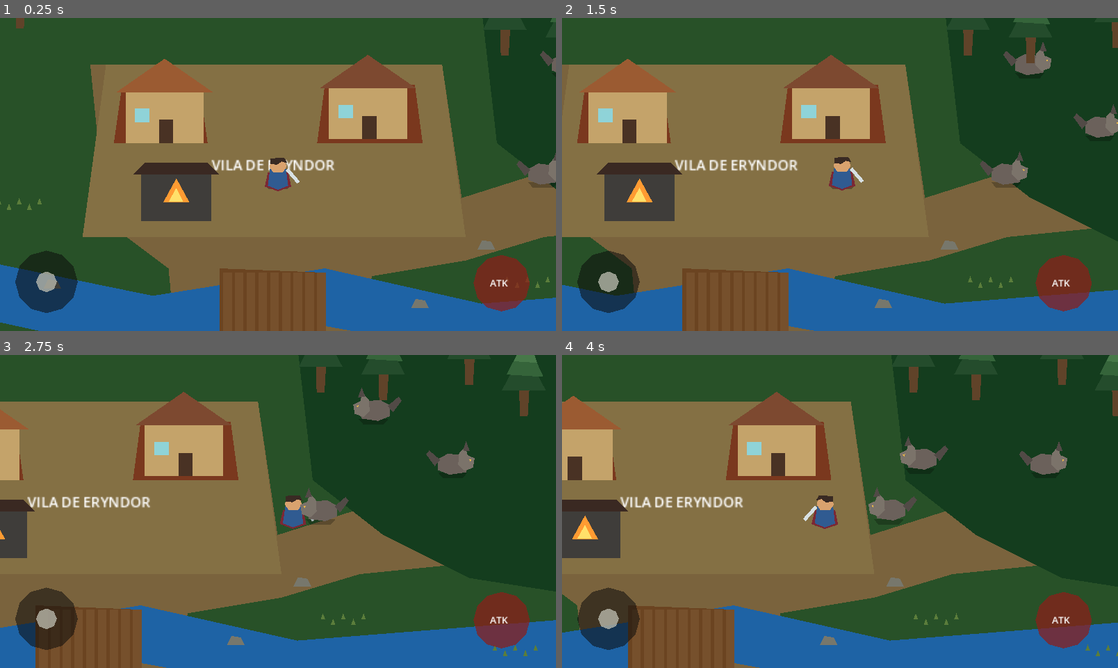
Above: before the commit, frames 1-4 (two rows, left to right).
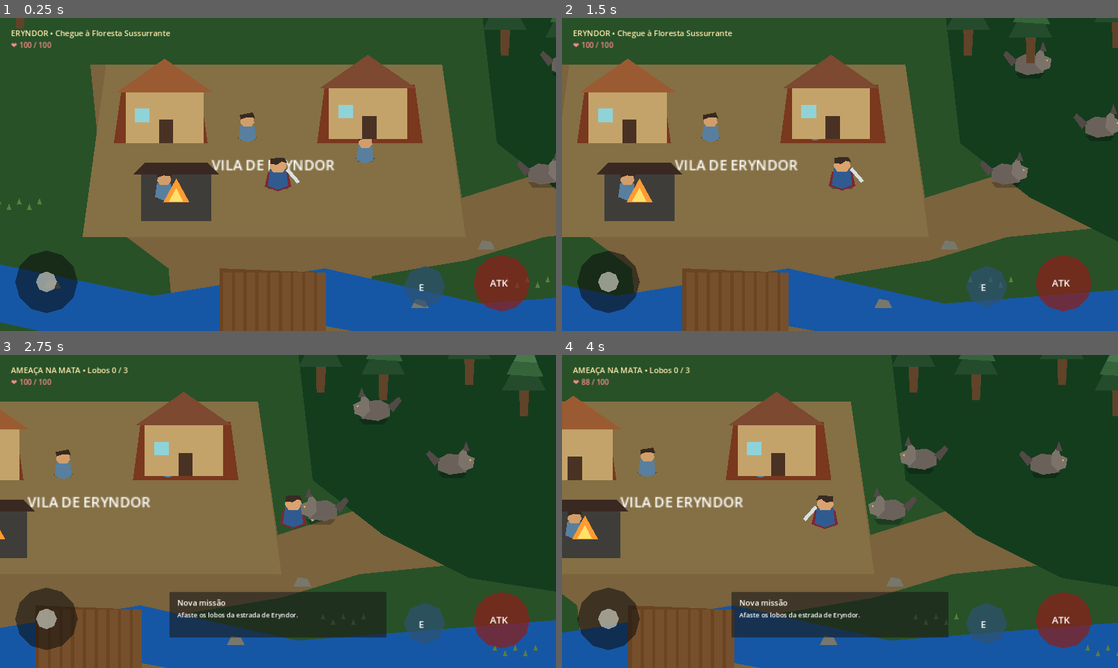
Above: after the commit, the same moments.

Repository: Surgaj/Aervalon
Game: Godot game, scene res://scenes/world/eryndor.tscn
Two runs of this game, one before a commit and one after it. Both use one fixed random seed, a clock stepped at 60 frames per second and the inputs below.
Inputs (mouse positions are in pixels of both pictures, inside the frame that each line leads up to):
- Up to frame 1 (0.25 s): no input
- Up to frame 2 (1.5 s): tap Enter at 0.5 s; move the mouse to (962, 158) at 0.52 s; hold D (move_right) 0.53-1.25 s; tap Space (attack) at 0.6 s; click (962, 158) at 0.67 s; drag from (728, 190) to (884, 174) at 1.27 s
- Up to frame 3 (2.75 s): move the mouse to (333, 442) at 2.02 s; hold D (move_right) from 2.03 s (still down); tap Space (attack) at 2.1 s
- Up to frame 4 (4 s): release D (move_right) at 2.75 s; drag from (812, 574) to (673, 464) at 2.77 s; move the mouse to (1006, 558) at 3.52 s; hold A (move_left) from 3.53 s (still down); tap Space (attack) at 3.6 s

The runs differ from the first frame. In frame 1, 1.7% of the frame differs, in the area x 2-81%, y 3-93%; in frame 2, 1.5%; in frame 3, 6.8%; in frame 4, 7.0%, in the area x 0-81%, y 3-93%.

Commit message:
feat: living Eryndor NPCs quests HUD and close exploration

Diff:
--- a/scenes/world/eryndor.tscn
+++ b/scenes/world/eryndor.tscn
@@ -1,11 +1,14 @@
-[gd_scene load_steps=5 format=3]
+[gd_scene load_steps=7 format=3]
 
 [ext_resource path="res://scenes/actors/player.tscn" type="PackedScene" id="1"]
 [ext_resource path="res://scenes/actors/wolf.tscn" type="PackedScene" id="2"]
 [ext_resource path="res://scripts/mobile_controls.gd" type="Script" id="3"]
 [ext_resource path="res://scripts/world_visuals.gd" type="Script" id="4"]
+[ext_resource path="res://scripts/eryndor.gd" type="Script" id="5"]
+[ext_resource path="res://scenes/actors/npc.tscn" type="PackedScene" id="6"]
 
-[node name="Eryndor" type="Node2D"]
+[node name="Eryndor" type="Node2D" groups=["world_ui"]]
+script = ExtResource("5")
 
 [node name="WorldVisuals" type="Node2D" parent="."]
 script = ExtResource("4")
@@ -70,6 +73,22 @@
 [node name="Wolf3" parent="." instance=ExtResource("2")]
 position = Vector2(980,390)
 
+[node name="Mara" parent="." instance=ExtResource("6")]
+position = Vector2(600,335)
+npc_name = "Mara"
+role = "A floresta anda inquieta. Os lobos estao chegando perto demais da estrada."
+wander_radius = 32.0
+[node name="Borin" parent="." instance=ExtResource("6")]
+position = Vector2(500,410)
+npc_name = "Borin, o ferreiro"
+role = "Traga minerio da Pedra Cinzenta e eu posso melhorar seu equipamento."
+wander_radius = 12.0
+[node name="Eldric" parent="." instance=ExtResource("6")]
+position = Vector2(755,365)
+npc_name = "Eldric"
+role = "Eryndor parece pequena, mas grandes jornadas comecam aqui."
+wander_radius = 45.0
+
 [node name="MobileUI" type="CanvasLayer" parent="."]
 script = ExtResource("3")
 
@@ -94,3 +113,40 @@
 position = Vector2(38,49)
 text = "ATK"
 theme_override_font_sizes/font_size = 22
+
+[node name="Interact" type="Control" parent="MobileUI"]
+position = Vector2(930,570)
+size = Vector2(95,95)
+[node name="Circle" type="Polygon2D" parent="MobileUI/Interact"]
+polygon = PackedVector2Array(48,0,82,14,95,48,82,82,48,95,14,82,0,48,14,14)
+color = Color(0.18,0.32,0.45,0.72)
+[node name="Label" type="Label" parent="MobileUI/Interact"]
+position = Vector2(34,34)
+text = "E"
+theme_override_font_sizes/font_size = 22
+
+[node name="UI" type="CanvasLayer" parent="."]
+[node name="Quest" type="Label" parent="UI"]
+position = Vector2(25,22)
+text = "ERYNDOR"
+theme_override_colors/font_color = Color(1,0.92,0.68,1)
+theme_override_font_sizes/font_size = 18
+[node name="Health" type="Label" parent="UI"]
+position = Vector2(25,50)
+text = "HP 100 / 100"
+theme_override_colors/font_color = Color(1,0.55,0.55,1)
+theme_override_font_sizes/font_size = 17
+[node name="Message" type="Panel" parent="UI"]
+position = Vector2(390,545)
+size = Vector2(500,105)
+visible = false
+[node name="Title" type="Label" parent="UI/Message"]
+position = Vector2(18,12)
+text = "Eryndor"
+theme_override_font_sizes/font_size = 18
+[node name="Body" type="Label" parent="UI/Message"]
+position = Vector2(18,42)
+size = Vector2(465,55)
+text = "..."
+autowrap_mode = 2
+theme_override_font_sizes/font_size = 15
